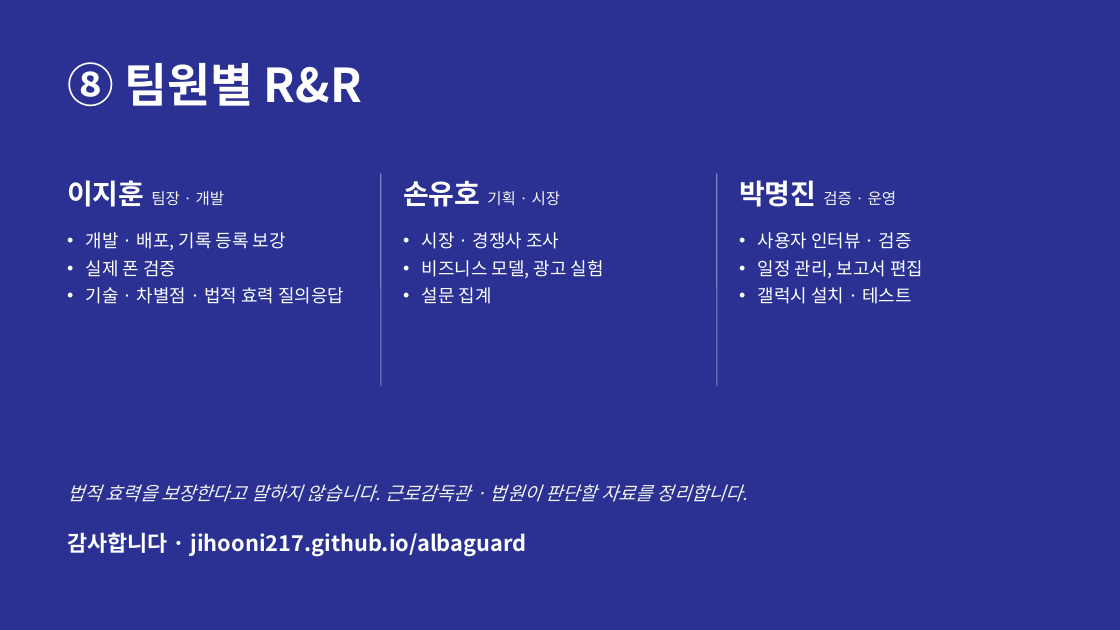
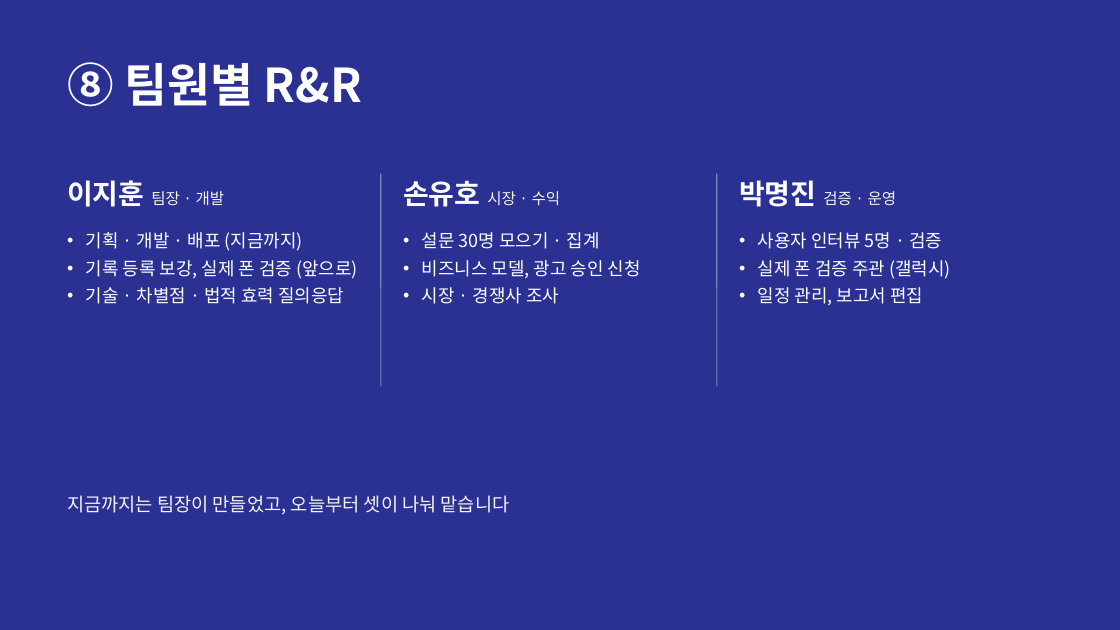
Before and after one commit to jihooni217/albaguard, a slide deck: slide 17 of docs/06_중간발표_PPT.pptx. Drawn at 1120x630 pixels with LibreOffice and Linux fonts; fonts in the diff are those of the drawing. Boxes give left, top, right and bottom in pixels: in the first picture for what was removed or moved away, otherwise in the second. Text is boxed around its words. In the diff, an @@ line names an element or a change of style, - is before the commit and + after.

```diff
--- a/docs/06_중간발표_PPT.pptx
+++ b/docs/06_중간발표_PPT.pptx
@@ text at (x1=403, y1=181, x2=561, y2=207): text changed @@
-손유호 기획 · 시장
+손유호 시장 · 수익
@@ text at (x1=86, y1=232, x2=358, y2=279): text changed @@
-• 개발 · 배포, 기록 등록 보강
-• 실제 폰 검증
+• 기획 · 개발 · 배포 (지금까지)
+• 기록 등록 보강, 실제 폰 검증 (앞으로)
@@ text at (x1=422, y1=232, x2=641, y2=278): paragraphs added @@
+• 설문 30명 모으기 · 집계
+• 비즈니스 모델, 광고 승인 신청
@@ text at (x1=758, y1=232, x2=951, y2=279): text changed @@
-• 사용자 인터뷰 · 검증
+• 사용자 인터뷰 5명 · 검증
+• 실제 폰 검증 주관 (갤럭시)
@@ text at (x1=422, y1=260, x2=604, y2=304): paragraphs removed @@
-• 비즈니스 모델, 광고 실험
-• 설문 집계
@@ text at (x1=758, y1=287, x2=911, y2=304): paragraph removed @@
-• 갤럭시 설치 · 테스트
@@ text at (x1=67, y1=495, x2=510, y2=515): text changed; italic off @@
-법적 효력을 보장한다고 말하지 않습니다. 근로감독관 · 법원이 판단할 자료를 정리합니다.
+지금까지는 팀장이 만들었고, 오늘부터 셋이 나눠 맡습니다
@@ text removed at (x1=67, y1=532, x2=526, y2=557) @@
-감사합니다 · jihooni217.github.io/albaguard
```
Also in this commit, not shown: 14 other slides changed, 2 slides added, 1 slide removed, 12 other files.
